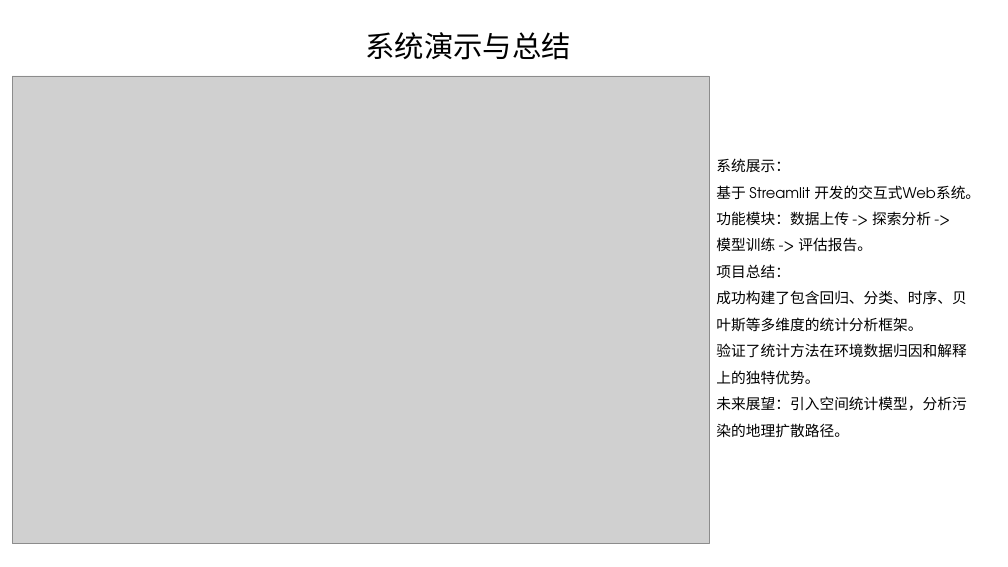
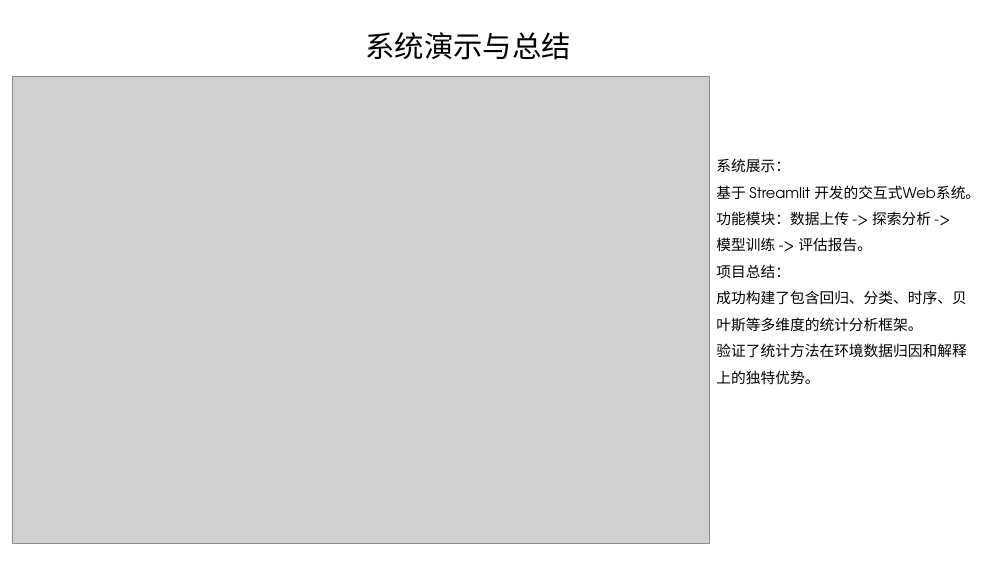
Before and after one commit to L-Dramatic/Stat-Modeling, a slide deck: slide 9 of Docs/统计分析与建模.pptx. Drawn at 1008x567 pixels with LibreOffice and Linux fonts; fonts in the diff are those of the drawing; grey boxes stand for pictures; background and template pictures are left out. Boxes give left, top, right and bottom in pixels: in the first picture for what was removed or moved away, otherwise in the second. Text is boxed around its words. In the diff, an @@ line names an element or a change of style, - is before the commit and + after.

```diff
--- a/Docs/统计分析与建模.pptx
+++ b/Docs/统计分析与建模.pptx
@@ text at <box>716,396,966,437</box>: paragraph removed @@
-未来展望：引入空间统计模型，分析污染的地理扩散路径。
```
Also in this commit, not shown: 1 other slide changed.
